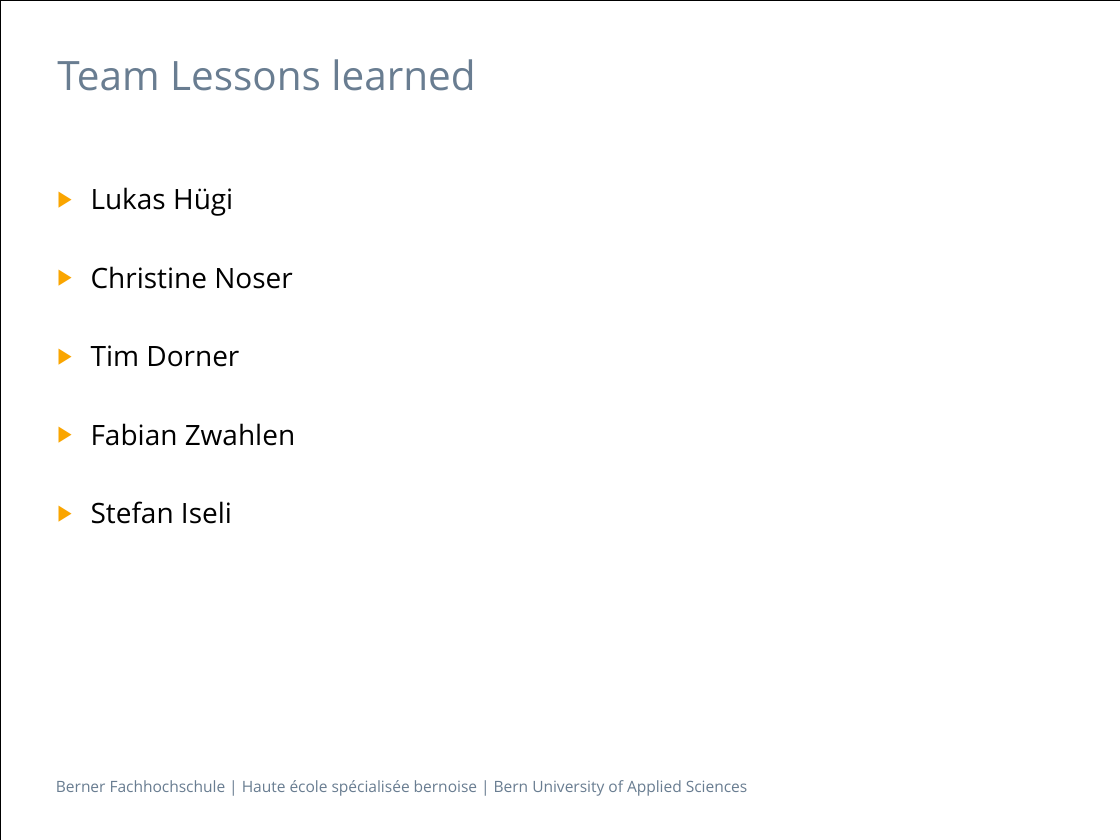
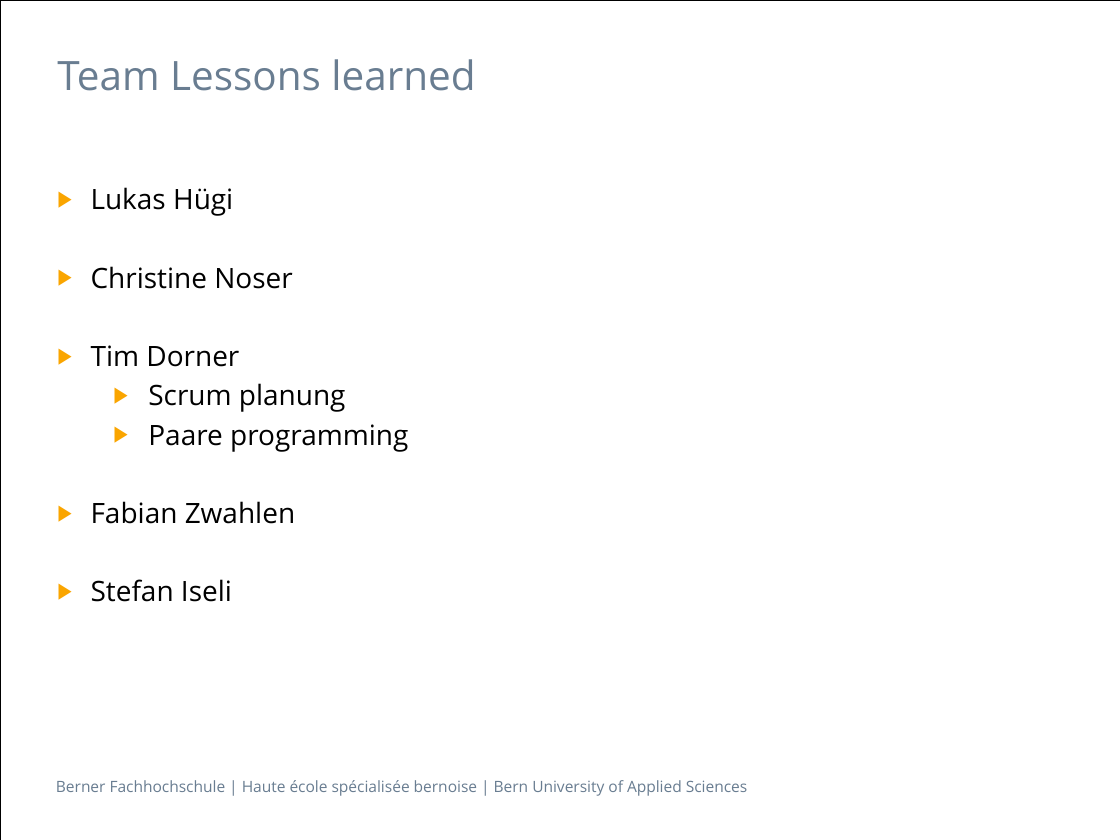
Before and after one commit to isels1/ch.bfh.btx8081.w2015.blue, a slide deck: slide 16 of doc/task14/Task14.pptx. Drawn at 1120x840 pixels with LibreOffice and Linux fonts; fonts in the diff are those of the drawing. Boxes give left, top, right and bottom in pixels: in the first picture for what was removed or moved away, otherwise in the second. Text is boxed around its words. In the diff, an @@ line names an element or a change of style, - is before the commit and + after.

Commit message:
new entry

```diff
--- a/doc/task14/Task14.pptx
+++ b/doc/task14/Task14.pptx
@@ text at (x1=148, y1=383, x2=408, y2=452): paragraphs added @@
+  ▶ Scrum planung
+  ▶ Paare programming
```
